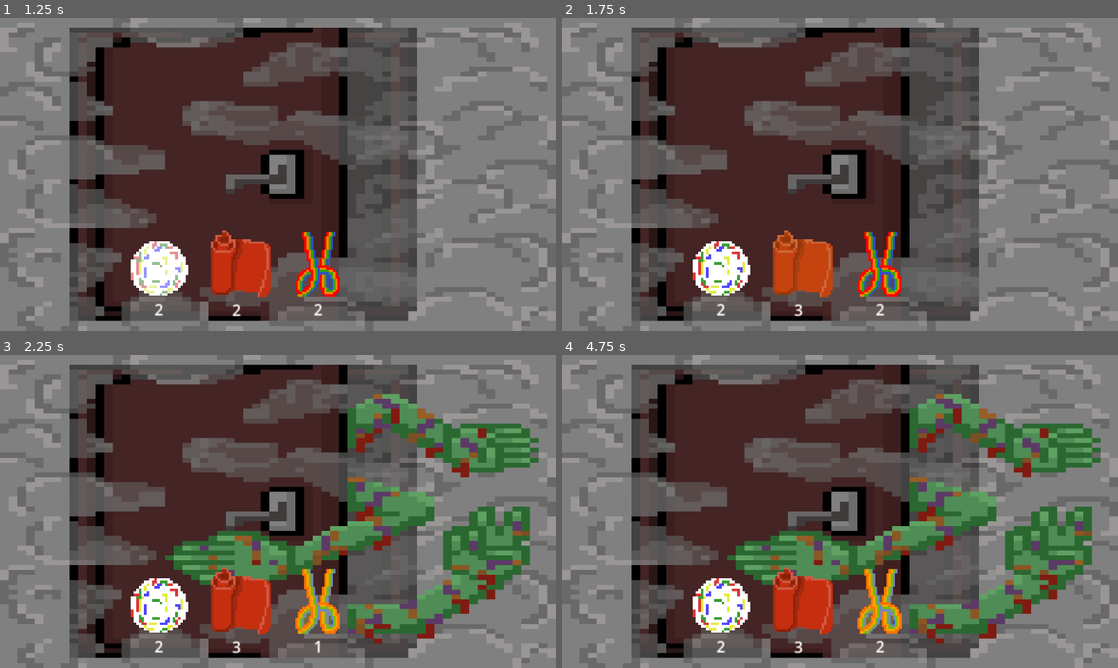
Above: before the commit, frames 1-4 (two rows, left to right).
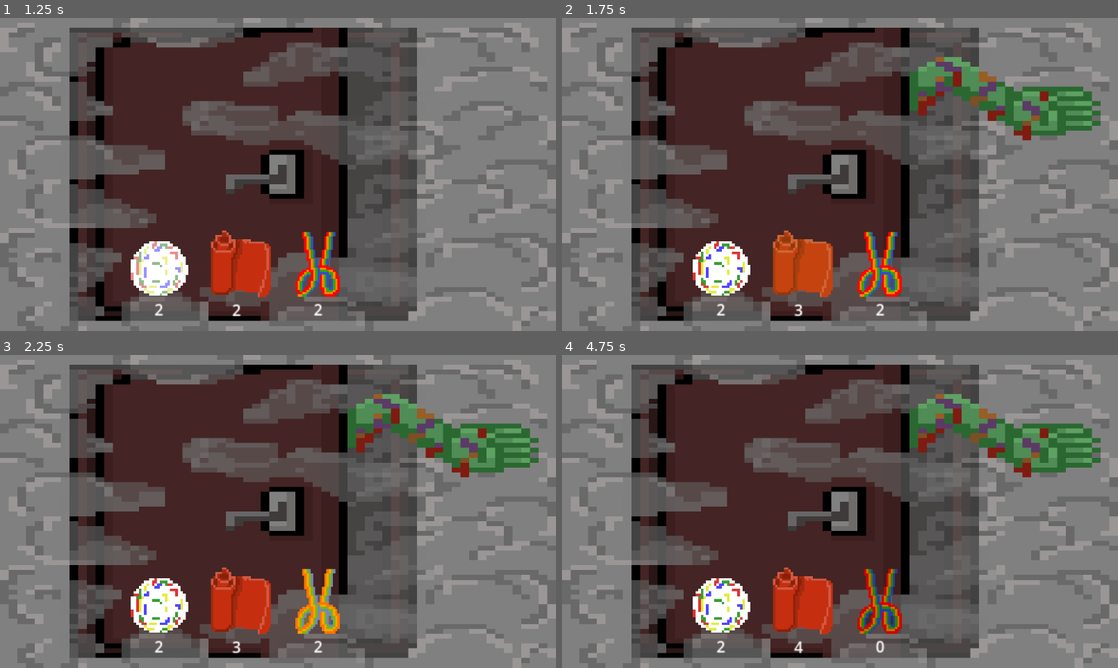
Above: after the commit, the same moments.

Repository: DepressoExpressoBoi/godot-wild-jam-masks
Game: Godot game, scene res://scenes/RockPaperScissors.tscn
Same seed, same stepped clock (60 frames per second), same inputs: the game is played once before the commit and once after it.
Inputs (mouse positions are in pixels of both pictures, inside the frame that each line leads up to):
- Up to frame 1 (1.25 s): click (155, 268) at 0.5 s
- Up to frame 2 (1.75 s): click (806, 262) at 1.25 s
- Up to frame 3 (2.25 s): click (322, 599) at 2 s
- Up to frame 4 (4.75 s): click (717, 605) at 2.75 s; click (806, 599) at 3.5 s; click (884, 599) at 4.25 s

Frame 1 is identical in both runs. In frame 2, 4.6% of the frame differs, in the area x 62-97%, y 12-40%; in frame 3, 12%; in frame 4, 13%, in the area x 29-96%, y 39-96%.

Commit message:
Doors work!!

Diff:
--- a/scenes/fruit_roll_up_count.gd
+++ b/scenes/fruit_roll_up_count.gd
@@ -1,4 +1,9 @@
 extends Label
+
+var doors_node
+
+func _ready():
+	doors_node = get_node("../Doors")
 
 func _process(delta):
 	self.text = str(FruitRollUpCounter.FRUCount)
@@ -7,6 +12,6 @@
 
 func _on_fruit_roll_up_pressed() -> void:
 	PlayRps.hands = 1
-	Doors.closeDoor()
-	Doors.compChoiceDoor()
+	await doors_node.closeDoor()
+	doors_node.compChoiceDoor()
 	PlayRps.play()
--- a/scenes/jaw_breaker_count.gd
+++ b/scenes/jaw_breaker_count.gd
@@ -1,4 +1,9 @@
 extends Label
+
+var doors_node
+
+func _ready():
+	doors_node = get_node("../Doors")
 
 func _process(delta):
 	self.text = str(JawBreakerCounter.JBCounter)
@@ -8,6 +13,6 @@
 
 func _on_jaw_breaker_pressed() -> void:
 	PlayRps.hands = 0
-	Doors.closeDoor()
-	Doors.compChoiceDoor()
+	await doors_node.closeDoor()
+	doors_node.compChoiceDoor()
 	PlayRps.play()
--- a/scenes/scissors_count.gd
+++ b/scenes/scissors_count.gd
@@ -1,4 +1,9 @@
 extends Label
+
+var doors_node
+
+func _ready():
+	doors_node = get_node("../Doors")
 
 func _process(delta):
 	self.text = str(ScissorsCounter.SCounter)
@@ -7,6 +12,6 @@
 
 func _on_scissors_pressed() -> void:
 	PlayRps.hands = 2
-	Doors.closeDoor()
-	Doors.compChoiceDoor()
+	await doors_node.closeDoor()
+	doors_node.compChoiceDoor()
 	PlayRps.play()
